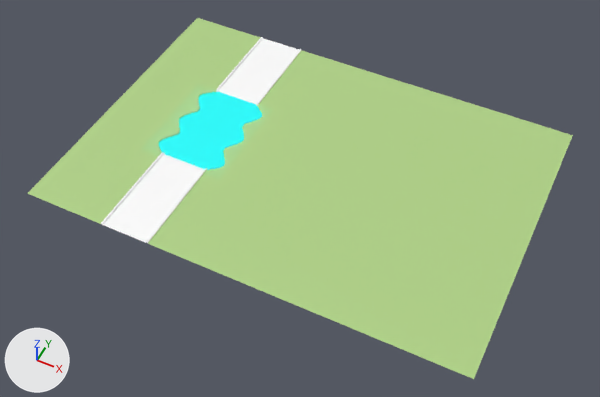
The FBX model Assets/Imported Assets/Environment Assets/Meshes/Patch_04.fbx as it was, and as the next commit left it.
Both versions are drawn from a 50 mm lens placed at (99.5, -314.1, 178.1), pointed at (31.6, -178.3, 8.3). The axes (+X, +Y, +Z) are drawn at lower left. The lights are the same throughout. Where no turn or scale is listed for an object, it has been applied to the vertices. Vertices at the same position are counted once.

Names of what the first picture shows: 'Patch_04', 'Water'.
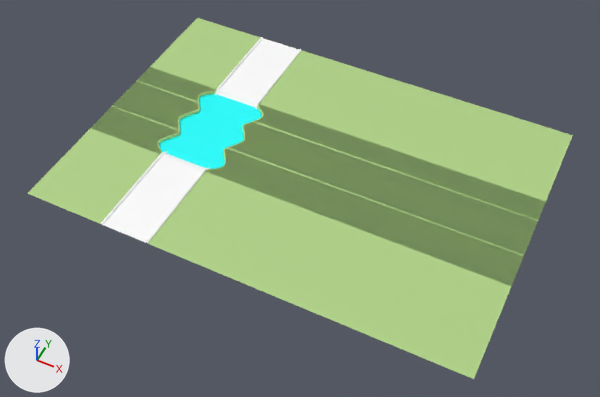
Boxes (x1, y1, x2, y2) around the edits, measured in the pictures (600 x 397 px):
'Water', deleted (cyan): before (159, 92, 262, 170)
'water_patch', added (cyan): after (159, 94, 262, 170)
part 1 of me_mesh, built on: before (88, 64, 512, 289); after (88, 64, 545, 289)

The change, as a diff of the scene's bpy script:
```diff
--- a/Assets/Imported Assets/Environment Assets/Meshes/Patch_04.fbx.py
+++ b/Assets/Imported Assets/Environment Assets/Meshes/Patch_04.fbx.py
@@ me_mesh @@
 # used by ob_patch_04; location = (-30.8, -128.1, 15.1)
-me_mesh.from_pydata(...)  # 873 vertices, 715 faces; spans x 0.0..123.1, y -86.3..0.0, z -1.8..0.4
+me_mesh.from_pydata(...)  # 1629 vertices, 1335 faces; spans x 0.0..123.1, y -86.3..0.0, z -1.8..0.4
+# me_mesh part 1: 3 vertices removed from x 23.6..37.8, y -58.3..-27.9, z 0.0; 759 vertices added at x 0.0..123.1, y -58.4..-28.0, z -0.9..0.0
 me_mesh.materials.append(mat_ground)
@@ me_mesh_001_1 @@
+me_mesh_001_1.from_pydata(...)  # 126 vertices, 62 faces; spans x -10.4..10.4, y -15.2..15.2, z 0.0
+me_mesh_001_1.materials.append(mat_water)  # cyan #00ffff
@@ ob_water @@
-ob_water = bpy.data.objects.new('Water', me_mesh_001)
-ob_water.location = (-0.8, -171.5, 14.8)
@@ ob_water_patch @@
+ob_water_patch = bpy.data.objects.new('water_patch', me_mesh_001_1)
+ob_water_patch.location = (0.0, -171.2, 14.2)
```
